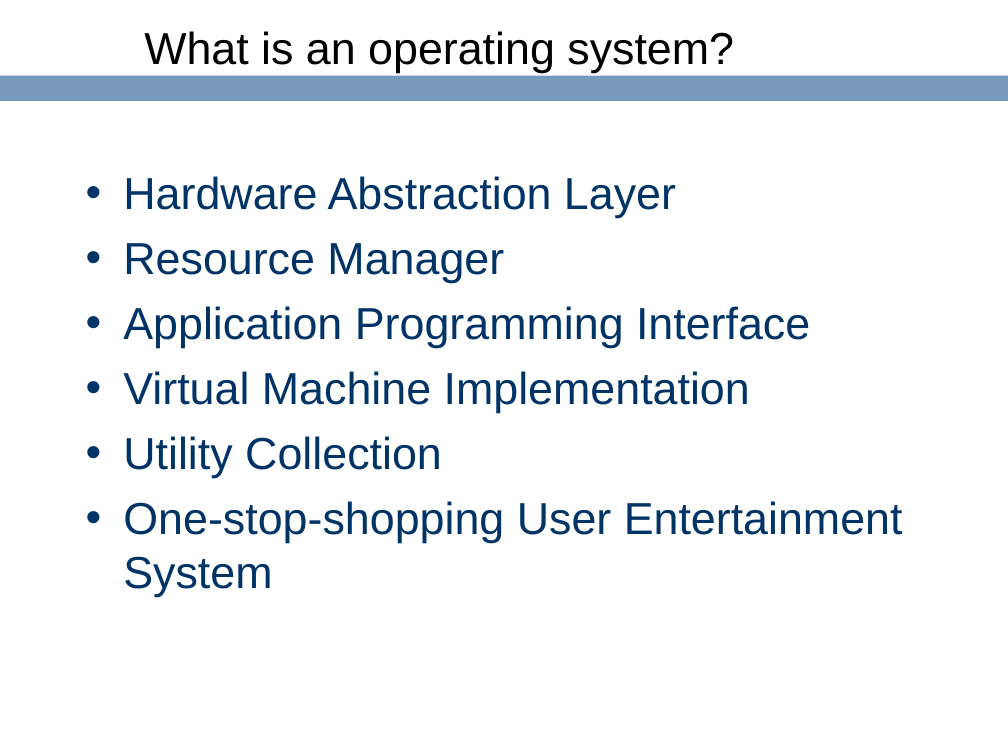
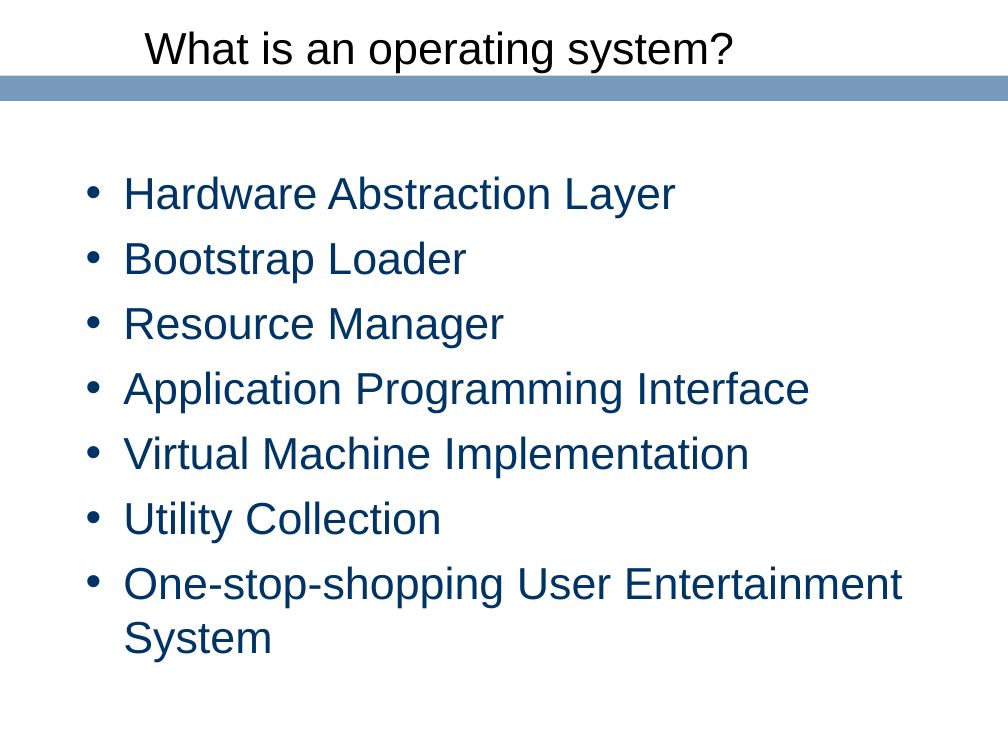
Before and after one commit to ringgaard/sanos, a slide deck: slide 10 of doc/jbox-jaoo.ppt (slide 9 before the commit). Drawn at 1008x756 pixels with LibreOffice and Linux fonts; fonts in the diff are those of the drawing; background and template pictures are left out. Boxes give left, top, right and bottom in pixels: in the first picture for what was removed or moved away, otherwise in the second. Text is boxed around its words. In the diff, an @@ line names an element or a change of style, - is before the commit and + after.

```diff
--- a/doc/jbox-jaoo.ppt
+++ b/doc/jbox-jaoo.ppt
@@ text at [123, 241, 466, 283]: paragraph added @@
+• Bootstrap Loader
```
Also in this commit, not shown: 3 other slides changed, 6 slides added, 1 other file.
